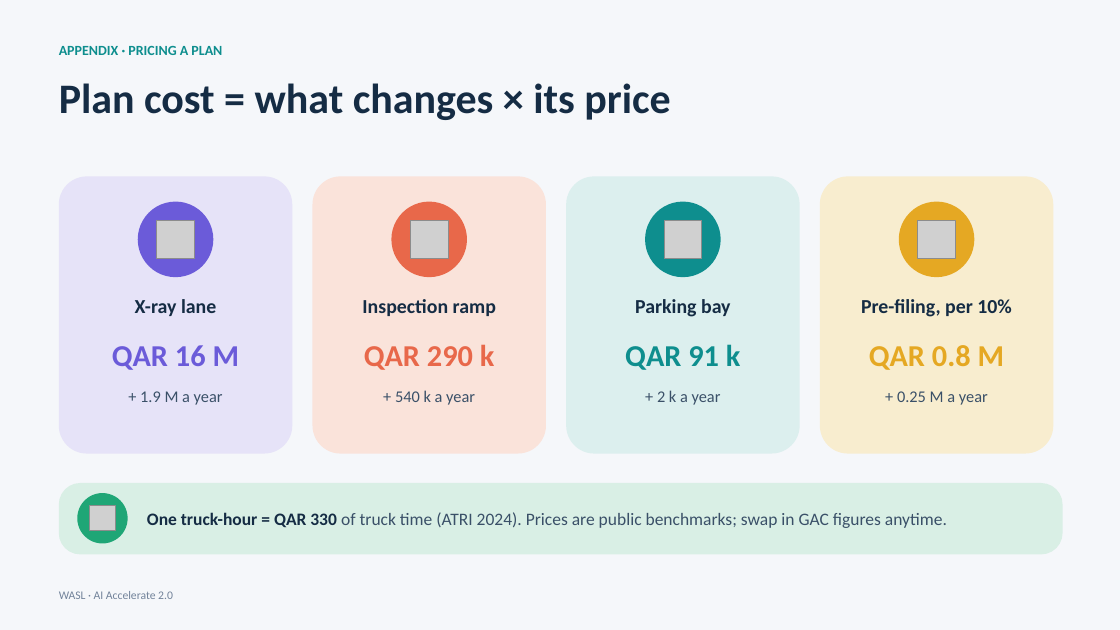
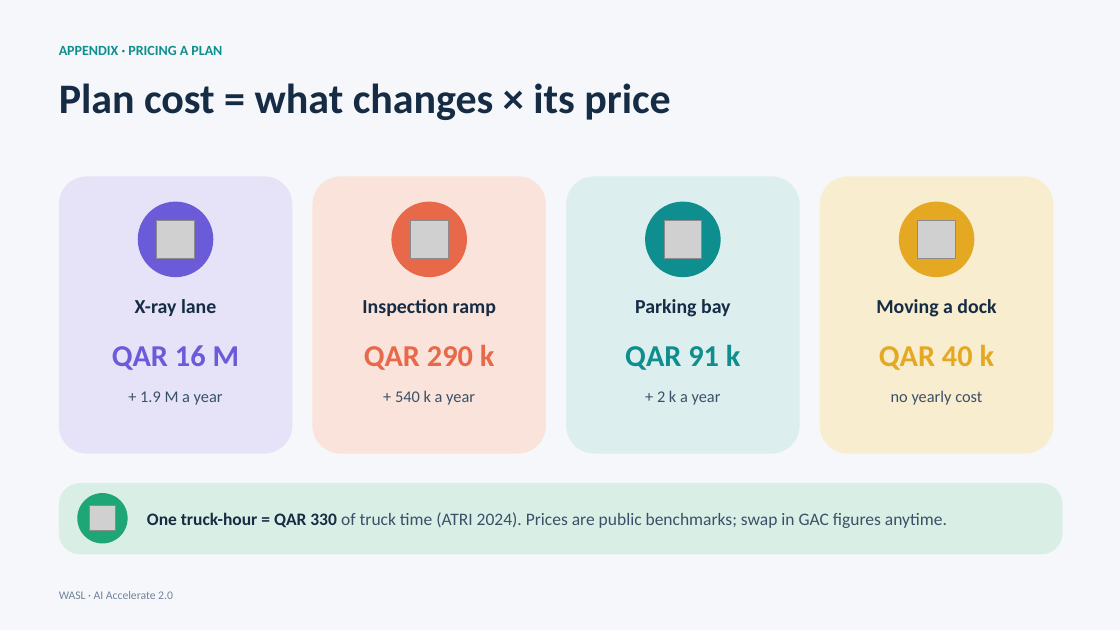
Before and after one commit to nsmahmed/abusamra, a slide deck: slide 21 of docs/pitch/WASL_AI_Accelerate_pitch.pptx (slide 19 before the commit). Drawn at 1120x630 pixels with LibreOffice and Linux fonts; fonts in the diff are those of the drawing; grey boxes stand for pictures. Boxes give left, top, right and bottom in pixels: in the first picture for what was removed or moved away, otherwise in the second. Text is boxed around its words. In the diff, an @@ line names an element or a change of style, - is before the commit and + after.

```diff
--- a/docs/pitch/WASL_AI_Accelerate_pitch.pptx
+++ b/docs/pitch/WASL_AI_Accelerate_pitch.pptx
@@ text at (876,299,996,317): text changed @@
-Pre-filing, per 10%
+Moving a dock
@@ text at (879,344,995,370): text changed @@
-QAR 0.8 M
+QAR 40 k
@@ text at (891,390,982,405): text changed @@
-+ 0.25 M a year
+no yearly cost
```
Also in this commit, not shown: 8 other slides changed, 2 slides added.
